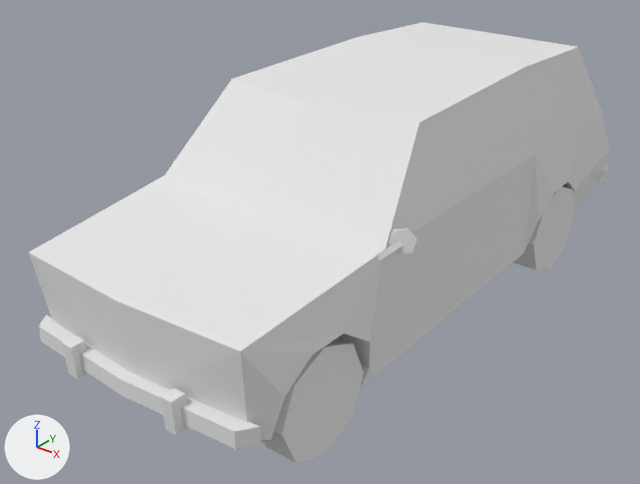
Before and after pictures for a commit that changed the OBJ model assets/new_models/car/Car 01/Car.obj.
Both versions are drawn from a 50 mm lens placed at (4.3, -6.17, 4.15), pointed at (-0.24, -0.5, 0.63). Every picture has the same lights, and +X, +Y and +Z are marked at lower left. Where no turn or scale is listed for an object, it has been applied to the vertices.

Names of what the first picture shows: 'Car'.
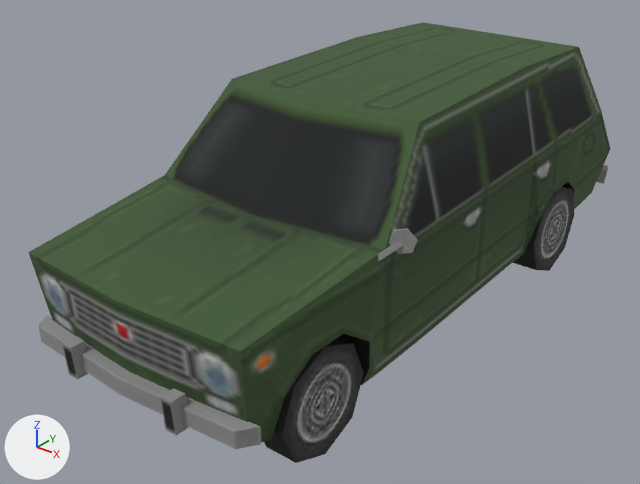
Boxes (x1, y1, x2, y2) around the edits, measured in the pictures (640 x 484 px):
'Car', surface changed: (28, 22, 610, 463) in both

What the commit changed:
Picture 'car.png' (img_car_png) is new.
In material 'car_mat' (mat_car_mat), base_color is no longer (0.8, 0.8, 0.8), white #e7e7e7.
In material 'car_mat' (mat_car_mat), texture is now set to img_car_png.
In material 'car_mat' (mat_car_mat), roughness goes from 1.0 to 0.9.
